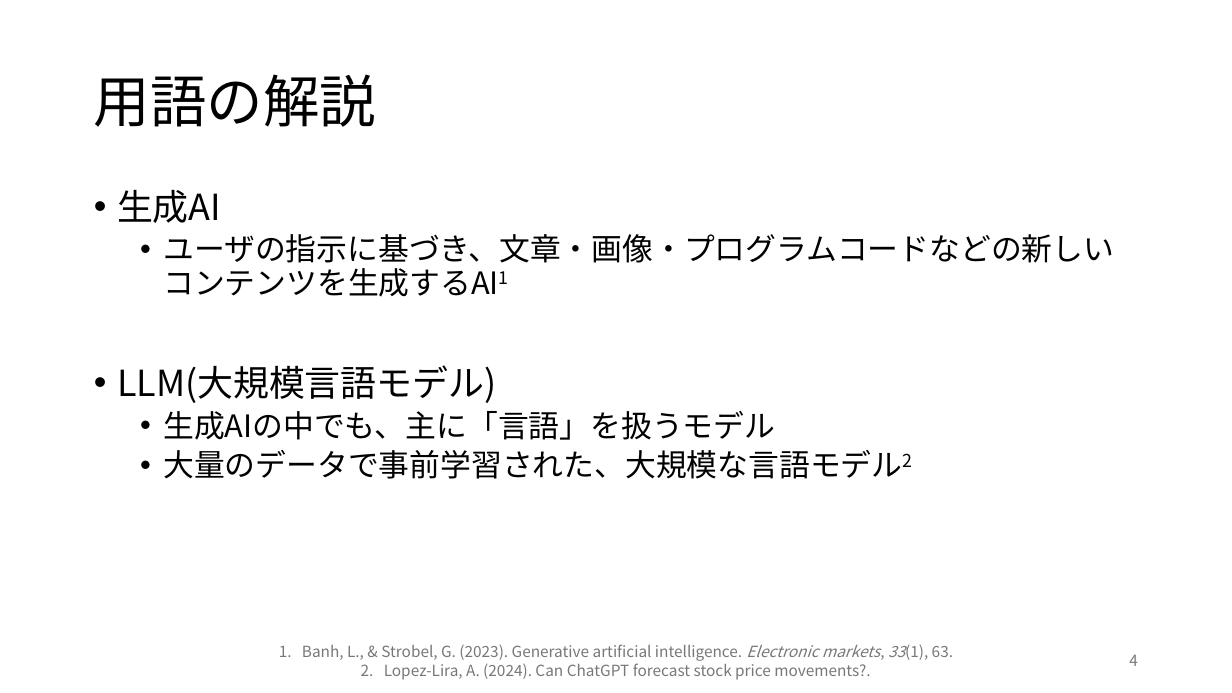
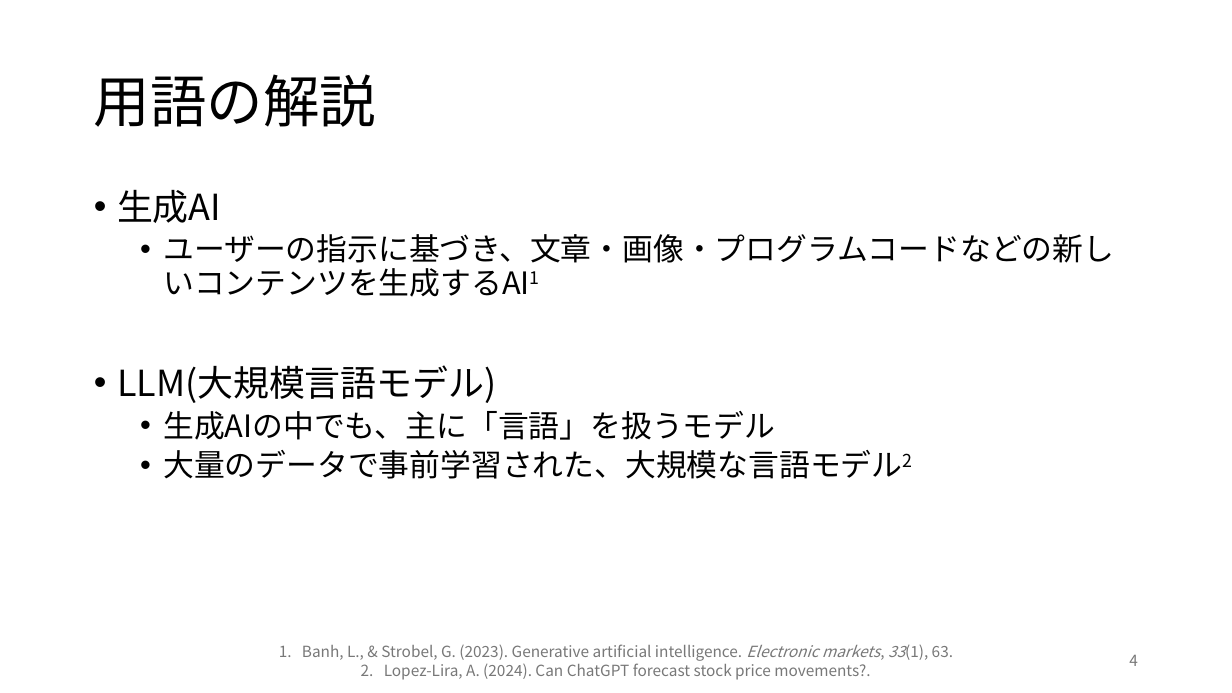
Before and after one commit to rollotea/array-task, a slide deck: slide 4 of 生成AIの追加学習による問題.pptx. Drawn at 1232x693 pixels with LibreOffice and Linux fonts; fonts in the diff are those of the drawing. Boxes give left, top, right and bottom in pixels: in the first picture for what was removed or moved away, otherwise in the second. Text is boxed around its words. In the diff, an @@ line names an element or a change of style, - is before the commit and + after.

```diff
--- a/生成AIの追加学習による問題.pptx
+++ b/生成AIの追加学習による問題.pptx
@@ text at [163, 234, 1114, 297]: text changed @@
-  • ユーザの指示に基づき、文章・画像・プログラムコードなどの新しいコンテンツを生成するAI1
+  • ユーザーの指示に基づき、文章・画像・プログラムコードなどの新しいコンテンツを生成するAI1
```
Also in this commit, not shown: 8 other slides changed, 1 slide added, 1 slide removed, 1 other file.
